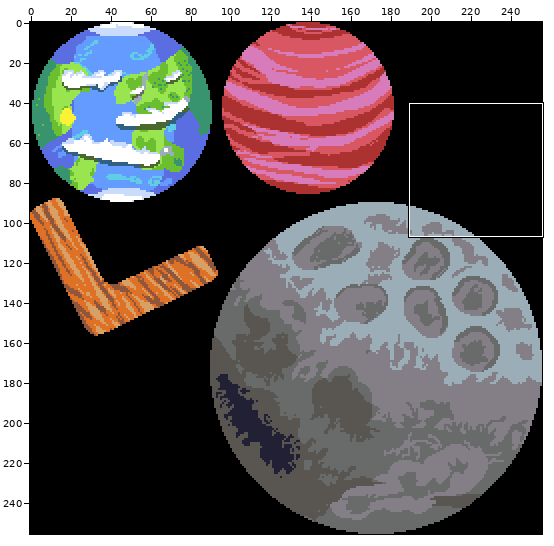
Pixel-art file -- built-to-scale/gfx/background.aseprite. Above, an overview of the earlier version with the close-up marked.
Close-up. First the earlier version:
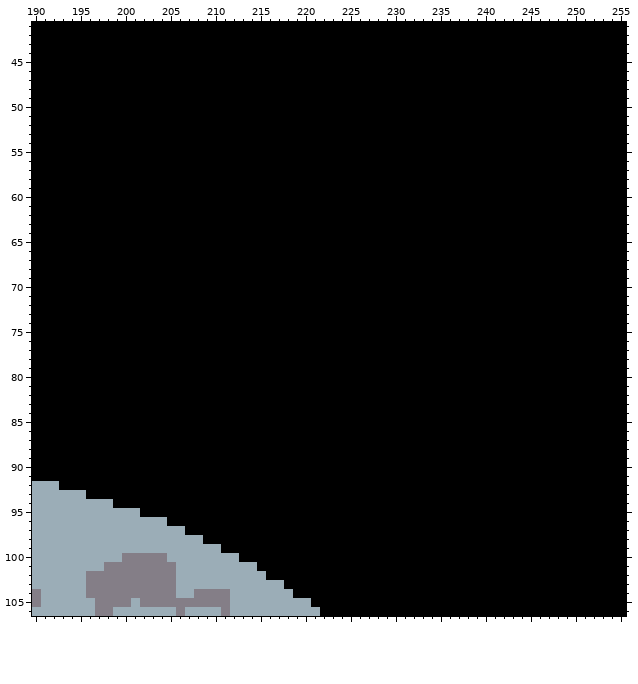
256x256 pixels, 1 frame. Shown: x 190..255, y 41..106.
New version:
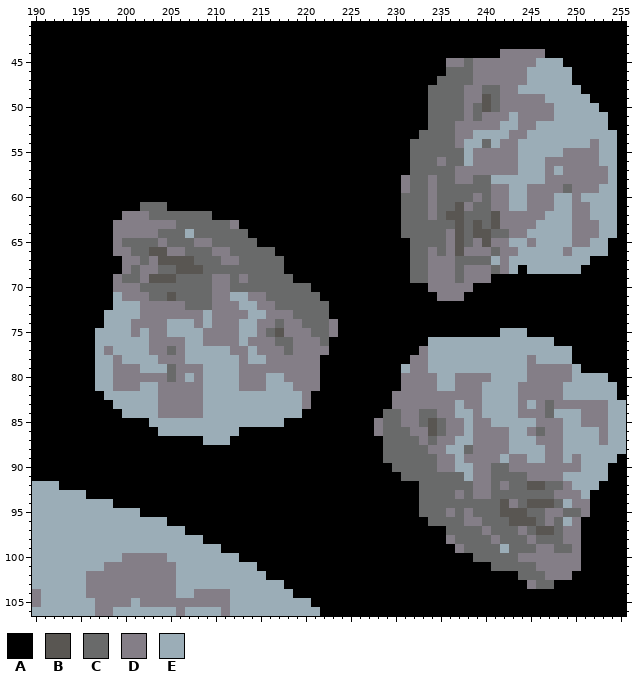
Palette (. is transparent): A #000000  B #595652  C #696a6a  D #847e87  E #9badb7
Edits made:
Changed rows in their new state; - is an unchanged pixel.
Layer "Layer 2":
first column x 197:
 44 ---------------------------------------------DDDDD---------
 45 ---------------------------------------DDCDDDDDDDEEE-------
 46 ---------------------------------------CCCDDDDDDEEEEE------
 47 --------------------------------------CCCCDDDDDDEEEEE------
 48 -------------------------------------CCCCDDCCDDEEEEEEE-----
 49 -------------------------------------CCCCDDBCDDDDDEEEEE----
 50 -------------------------------------CCCCDCBCDDDDDDEEEEE---
 51 -------------------------------------CCCCDCDDDEDDDDEEEEEE--
 52 -------------------------------------CCCDDDDDEEDDEEEEEEEE--
 53 ------------------------------------CCCCDDEEEEDDEEEEEEEEEE-
 54 -----------------------------------CCCCCDEECEDDEEEEEEEEDEE-
 55 -----------------------------------CCCCCCEDDDDDEEEEEDDDDEE-
 56 -----------------------------------CCCDCCEDDDDDEEEDDDDDDEE-
 57 -----------------------------------CCCCCDDDDDDDEEEDEDDDDDE-
 58 ----------------------------------DCCDCCDDCCEEEEEEDDDDDDDE-
 59 ----------------------------------DCCDCCCCCCDDEEDDDDCDDDEE-
 60 ----------------------------------CCCDCCCCDCDDEEDDDEEDEEEE-
 61 -----CCC--------------------------CCCDCCBDCCDDEEDDDEEDDEEE-
 62 ---DDDCCCCCCC---------------------CCCDCBBCCCBDDDDDEEEDDEEE-
 63 --DDDDDDDCCCCCCD------------------CCCCCCBCBCBDDDDEEEEDDDEE-
 64 --DDDDDCCCECCCCCC-----------------CCCCCDBCBBCCDDEEEEEDDDEE-
 65 --DCCCCDCCCDDCCCCC-----------------CCCCDBCDBDDEEDEEEEDDEE--
 66 --DDCCBBDDCCCDDCCCCC---------------CCDCDBDDDCDDEEEEEDEEEE--
 67 ---DDCDBBBBCCCDDCCCCC--------------CCDDDCCCCEDEEEEEEEEE----
 68 ---DCDDCCBBBCCCCCCCCC--------------CCDDDCDDDCDE-EEEEEE-----
 69 --DCCDBBBCCCCDDCDCCCCC-------------CCDDDCDDD---------------
 70 --DDDCCCCCCCCDDCCCCCCCCC-------------DDDDD-----------------
 71 --EDDDCCBCCCCDDEEDDCCCCCC-------------DDD------------------
 72 --EEEDDDDDCCCDDDEEDDCCCCCC---------------------------------
 73 -EEEEDDDDDDDEDDDDEEDDDCCCC---------------------------------
 74 -EEEDDDDEEEDEDDDEEDDCDDCCCD--------------------------------
 75 EEEEDEDDEEEEDDDDEEDCBDDDCCD------------------EEE-----------
 76 EEEEEEDDDDEEDDDDEDDDCCDDDC-----------EEEEEEEEEEEEEE--------
 77 EDEEEEDDCDEEEEEDDEDDDCDDDD----------DEEEEEEEEEEEEEEEE------
 78 EEDEEEEDDDEEEEEEDEEDDDDDD----------DDEEEEEEEEEEEDEEEE------
 79 EEDDDEEECDDDEEEEDDDDDDDDD---------EDDEEEEEEEEEEEDDDDDE-----
 80 EEDDDDDDCDEDEEEEDDDEEDDDD---------DDDDEEDDDDEEEEDDDDDEEEE--
 81 EEDDDEEDDDDDEEEEDDDEEEDDD---------DDDDEEDDDEEEEDDDDDEEEEEE-
 82 -EEEEEEDDDDDEEEEEEEEEEED---------DDDDDDDDDDEEEEDDDDDEEEEEE-
 83 --EEEEEDDDDDEEEEEEEEEEED---------DDDDDDDEDDEEEEDEDCDDDDDDEE
 84 ---EEEEDDDDDEEEEEEEEEEE---------CCDDCCDDEEDEEEEDDDCEEEDDDEE
 85 ------EEEEEEEEEEEEEEE----------DCCDDCBCDDEDDEEEEEDDDEEDDDEE
 86 -------EEEEEEEEE---------------DCCCDDBCDDEDDDDEEDCDDEEEEDEE
 87 ------------EEE-----------------CCCCDCDDEEDDDDEEEDDDEEEEDEE
 88 --------------------------------CCCCCDDEECDDDDEEEEDDEEEEEEE
 89 --------------------------------CCCCCCDDEDDDDEDDEEDDEDEEEE-
 90 ---------------------------------CCCCCDDEEDDCCDDDDDDDDEEE--
 91 ----------------------------------CCCCCCCEDDCCCCDDDDEEEEE--
 92 ------------------------------------CCCCCCDDCDCCBBCCDEEE---
 93 ------------------------------------CCCCDCDDCCCCCCCDDDE----
 94 ------------------------------------CCCCCCCCCBDCBBBCEDD----
 95 ------------------------------------CCCDCDCCCBBBCCDDCCD----
 96 -------------------------------------CCCCDDCCCBBBCDCED-----
 97 ---------------------------------------CCCCDCCCDCBBCDD-----
 98 ---------------------------------------DCCCCDCCCDCCCDD-----
 99 ----------------------------------------DCCCCECCCDDCCD-----
100 ------------------------------------------CCCCCDDDDDDD-----
101 --------------------------------------------CCCCCDDDDD-----
102 -----------------------------------------------CCCDDD------
103 ------------------------------------------------DCC--------
Boxes around the changes in both close-ups, in picture pixels (x1, y1, x2, y2):
changed: (374, 49, 626, 589)
changed: (95, 202, 338, 445)
